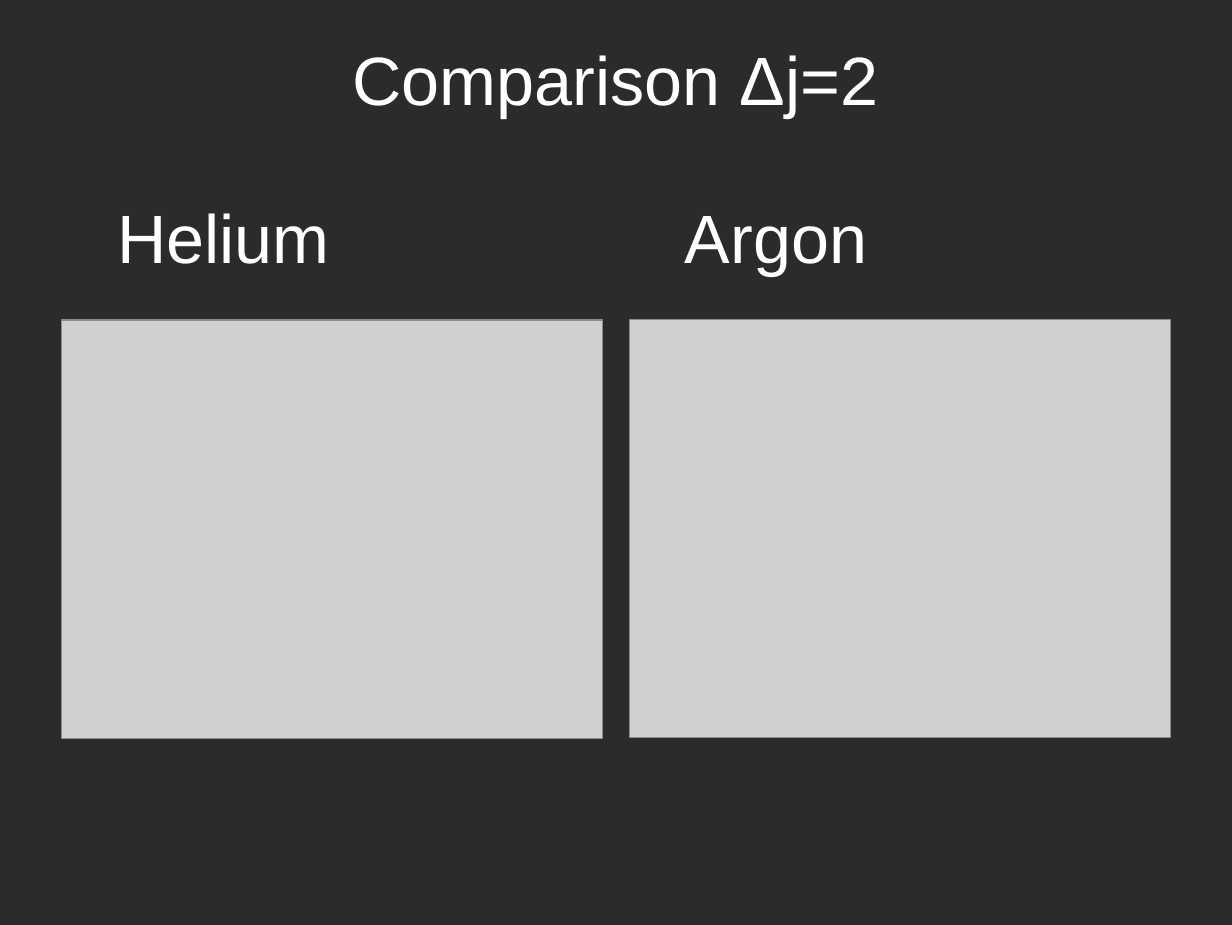
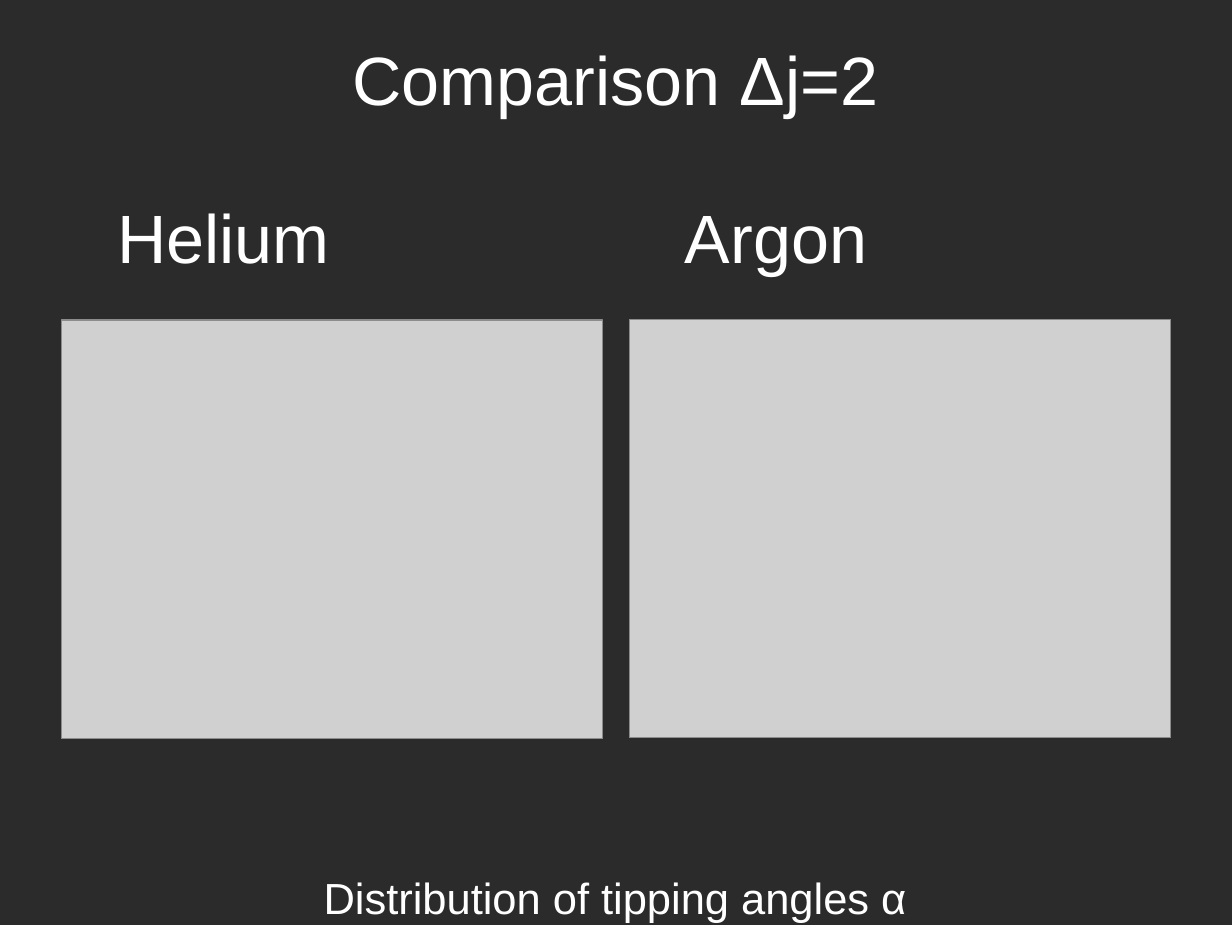
Before and after one commit to atowneND/HeNaK_Collisions, a slide deck: slide 12 of Presentation.odp. Drawn at 1232x925 pixels with LibreOffice and Linux fonts; fonts in the diff are those of the drawing; grey boxes stand for pictures; background and template pictures are left out; a plain dark background stands for a picture behind light text. Boxes give left, top, right and bottom in pixels: in the first picture for what was removed or moved away, otherwise in the second. Text is boxed around its words. In the diff, an @@ line names an element or a change of style, - is before the commit and + after.

```diff
--- a/Presentation.odp
+++ b/Presentation.odp
@@ text added at (324, 882, 906, 923), 28 pt, text #FFFFFF @@
+Distribution of tipping angles α
```
Also in this commit, not shown: 13 other slides changed, 1 slide added, 1 slide removed.
